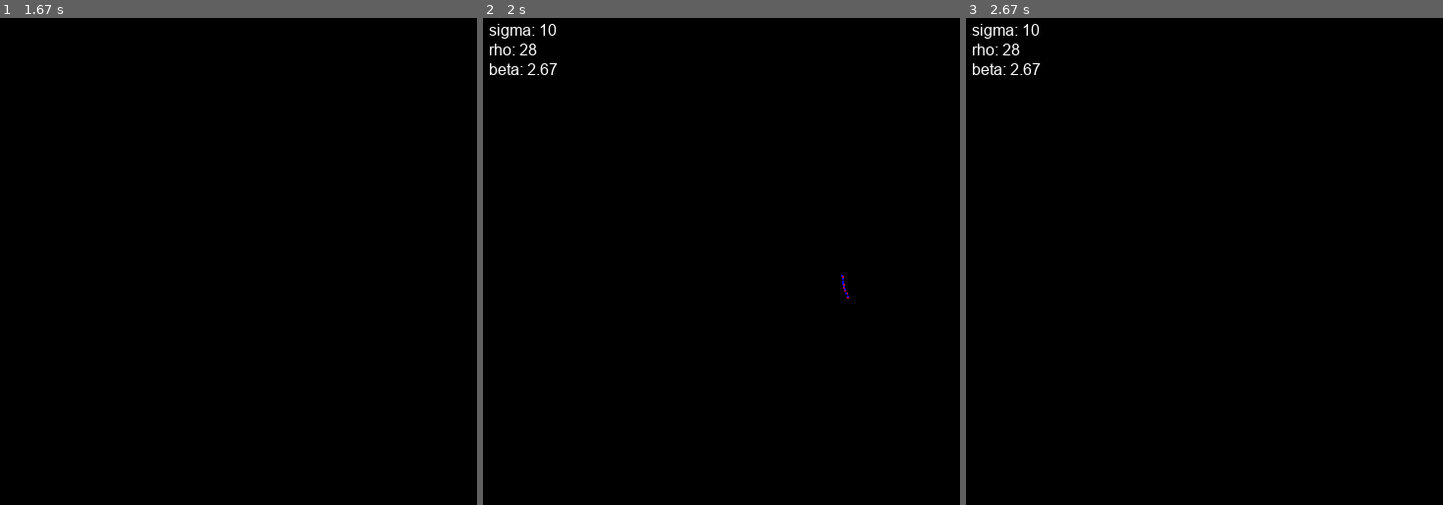
Above: before the commit, frames 1-3 (left to right).
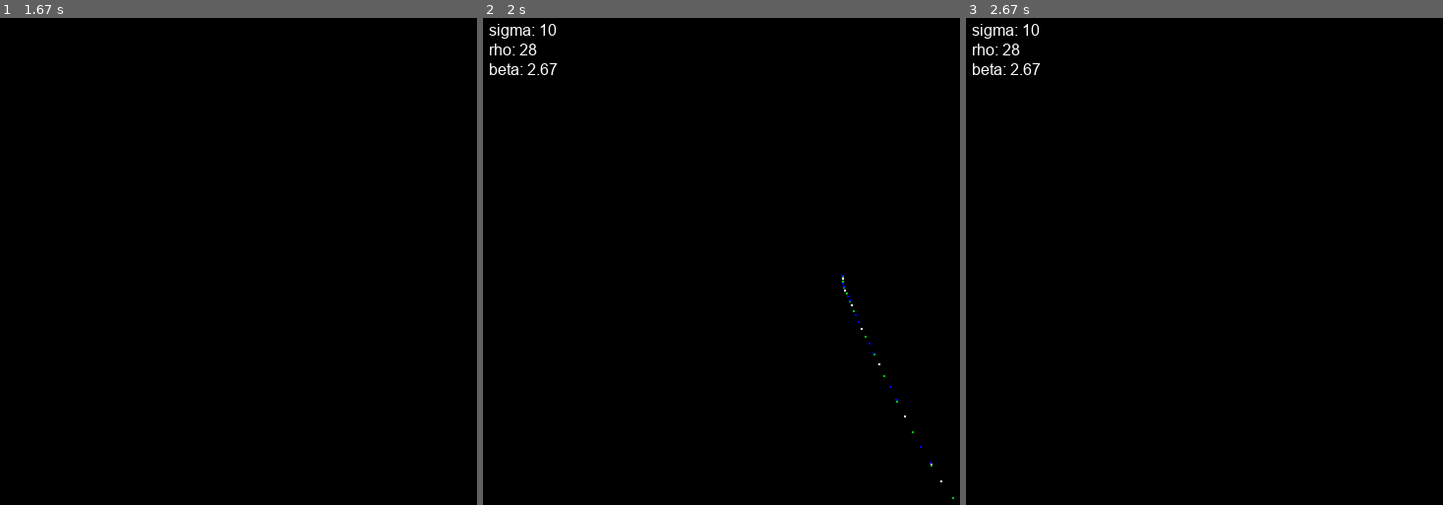
Above: after the commit, the same moments.

Repository: Louis-Finegan/Lorenz-Attractors-Pygame-Python3
Game: pygame game, started from main.py
The game is run twice, just before and just after one commit, with the same random seed, the same clock (stepped at 60 frames per second) and the same inputs.
Inputs:
- Up to frame 1 (1.67 s): tap B at 0.33 s; hold W 0.67-1.13 s; hold A from 1.17 s (still down)
- Up to frame 2 (2 s): release A at 1.7 s; hold G from 1.73 s (still down); hold S from 1.73 s (still down)
- Up to frame 3 (2.67 s): release G at 2.2 s; release S at 2.2 s; hold R from 2.23 s (still down); hold S from 2.23 s (still down)

Frame 1 is identical in both runs. In frame 2, less than 0.1% of the frame differs, in the area x 75-99%, y 52-99%; in frame 3, nothing differs.

Commit message:
Added: can generate each color separately

Diff:
--- a/main.py
+++ b/main.py
@@ -8,7 +8,7 @@
 class lorenz:
     def __init__(self, y0, sigma, rho, beta):
         self.y0 = y0
-        self.tint = [0, 100]
+        self.tint = [0, 200]
         self.dt = 0.01
         self.sigma = sigma
         self.rho = rho
@@ -32,7 +32,7 @@
         size = (800, 600)
         screen = pygame.display.set_mode(size)
         pygame.display.set_caption("Lorenz Attractor")
-        colors = [(255, 255, 255), (255, 0, 0), (0, 0, 255)]
+        colors = [(255, 255, 255), (0, 200, 0), (0, 0, 255)]
         clock = pygame.time.Clock()
 
         font = pygame.font.Font("fonts/arial.ttf", 16)
@@ -45,7 +45,11 @@
 
         # Main loop
         running = True
-        pressed_enter = False
+        pressed_s = False
+        pressed_a = False
+        pressed_w = False
+        pressed_b = False
+        pressed_g = False
         iargs = 0
         while running:
             # runs at 30 fps
@@ -60,7 +64,19 @@
                 if event.type == pygame.KEYDOWN:
                     # Press enter to start
                     if event.key == pygame.K_s:
-                        pressed_enter = True
+                        pressed_s = True
+
+                    if event.key == pygame.K_a:
+                        pressed_a = True
+
+                    if event.key == pygame.K_w:
+                        pressed_w = True
+
+                    if event.key == pygame.K_b:
+                        pressed_b = True
+
+                    if event.key == pygame.K_g:
+                        pressed_g = True
 
                     # Press q to Quit Game
                     if event.key == pygame.K_q:
@@ -69,11 +85,10 @@
                     # Press r to reset game
                     if event.key == pygame.K_r:
                         running = False
-                        pressed_enter = True
                         self.game()
 
 
-            if pressed_enter:
+            if pressed_s and pressed_a:
                 # generates 3 points at the locs: (x0, y0) (x1, y1) (x2, y2) for every update
                 try:
                     x0 = int(self.size[0]/2 + self.solution[0].y[0][iargs]*10)
@@ -92,6 +107,33 @@
 
                 except IndexError:
                     running = False
+
+            if pressed_s and pressed_w:
+                x0 = int(self.size[0]/2 + self.solution[0].y[0][iargs]*10)
+                y0 = int(self.size[1]/2 + self.solution[0].y[1][iargs]*10)
+
+                iargs += 1
+                pygame.draw.circle(screen, colors[0], (x0, y0), 1)
+                pygame.display.flip()
+                pygame.time.wait(10)
+
+            if pressed_s and pressed_g:
+                x1 = int(self.size[0]/2 + self.solution[1].y[0][iargs]*10)
+                y1 = int(self.size[1]/2 + self.solution[1].y[1][iargs]*10)
+
+                iargs += 1
+                pygame.draw.circle(screen, colors[1], (x1, y1), 1)
+                pygame.display.flip()
+                pygame.time.wait(10)
+
+            if pressed_s and pressed_b:
+                x2 = int(self.size[0]/2 + self.solution[2].y[0][iargs]*10)
+                y2 = int(self.size[1]/2 + self.solution[2].y[1][iargs]*10)
+
+                iargs += 1
+                pygame.draw.circle(screen, colors[2], (x2, y2), 1)
+                pygame.display.flip()
+                pygame.time.wait(10)
 
         pygame.quit()
 
Not shown, changed: README.md
